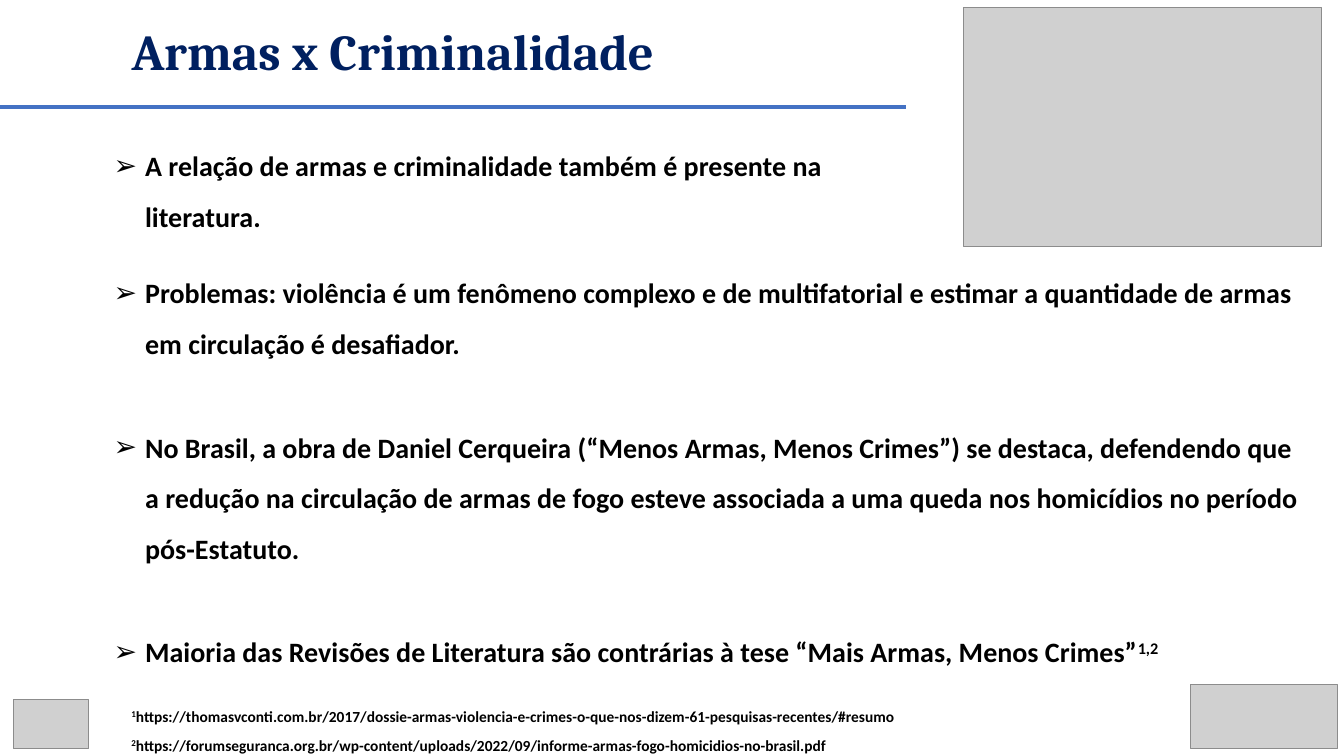
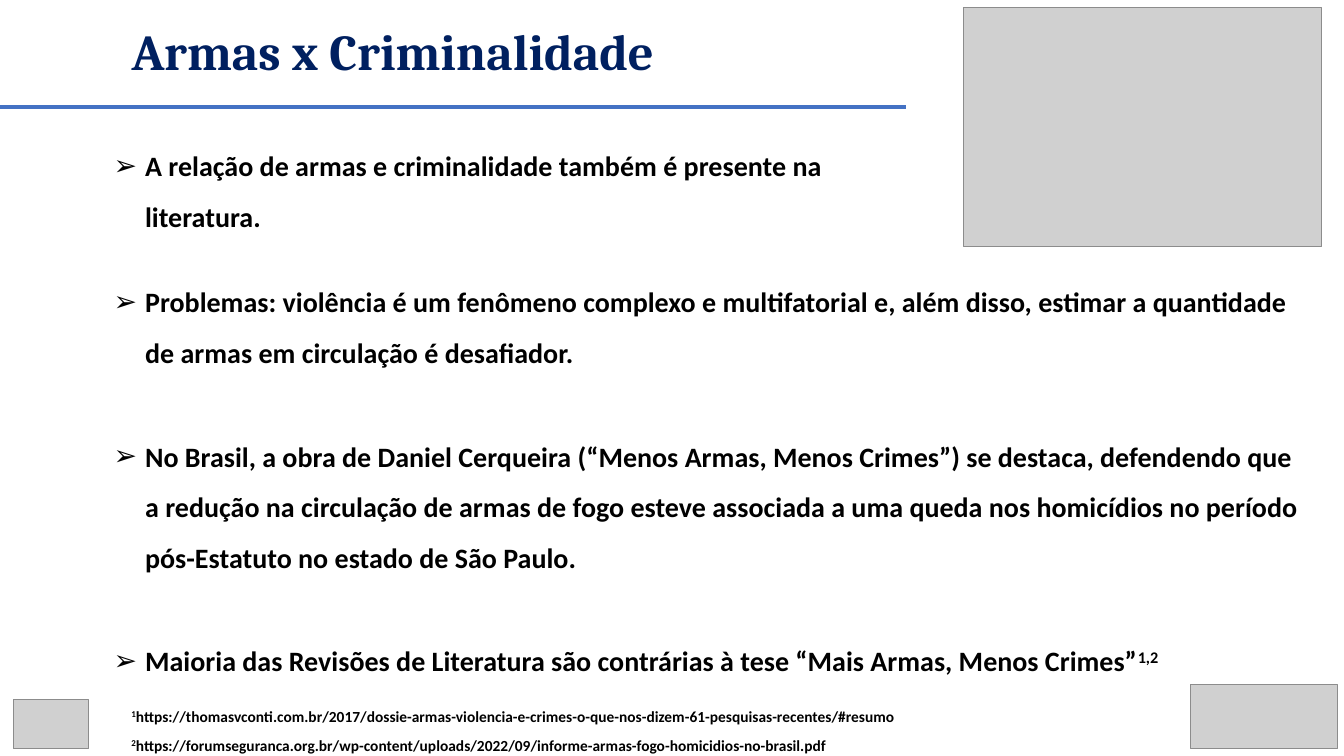
Before and after one commit to renanxcortes/semanistica_2026, a slide deck: slide 10 of DIA 2 - APRESENTACAO - VERSAO AMPLIADA FINAL.pptx. Drawn at 1344x756 pixels with LibreOffice and Linux fonts; fonts in the diff are those of the drawing; grey boxes stand for pictures. Boxes give left, top, right and bottom in pixels: in the first picture for what was removed or moved away, otherwise in the second. Text is boxed around its words. In the diff, an @@ line names an element or a change of style, - is before the commit and + after.

```diff
--- a/DIA 2 - APRESENTACAO - VERSAO AMPLIADA FINAL.pptx
+++ b/DIA 2 - APRESENTACAO - VERSAO AMPLIADA FINAL.pptx
@@ text "Problemas: violência é um fenômeno ...": place and size @@
-text "Problemas: violência é um fenômeno ..." at <box>145,283,1297,666</box>
+text "Problemas: violência é um fenômeno ..." at <box>145,292,1297,675</box>
@@ text at <box>145,292,1297,573</box>: text changed @@
-➢ Problemas: violência é um fenômeno complexo e de multifatorial e estimar a quantidade de armas em circulação é desafiador.
-➢ No Brasil, a obra de Daniel Cerqueira (“Menos Armas, Menos Crimes”) se destaca, defendendo que a redução na circulação de armas de fogo esteve associada a uma queda nos homicídios no período pós-Estatuto.
+➢ Problemas: violência é um fenômeno complexo e multifatorial e, além disso, estimar a quantidade de armas em circulação é desafiador.
+➢ No Brasil, a obra de Daniel Cerqueira (“Menos Armas, Menos Crimes”) se destaca, defendendo que a redução na circulação de armas de fogo esteve associada a uma queda nos homicídios no período pós-Estatuto no estado de São Paulo.
```
Also in this commit, not shown: 3 other slides changed, 2 other files.
